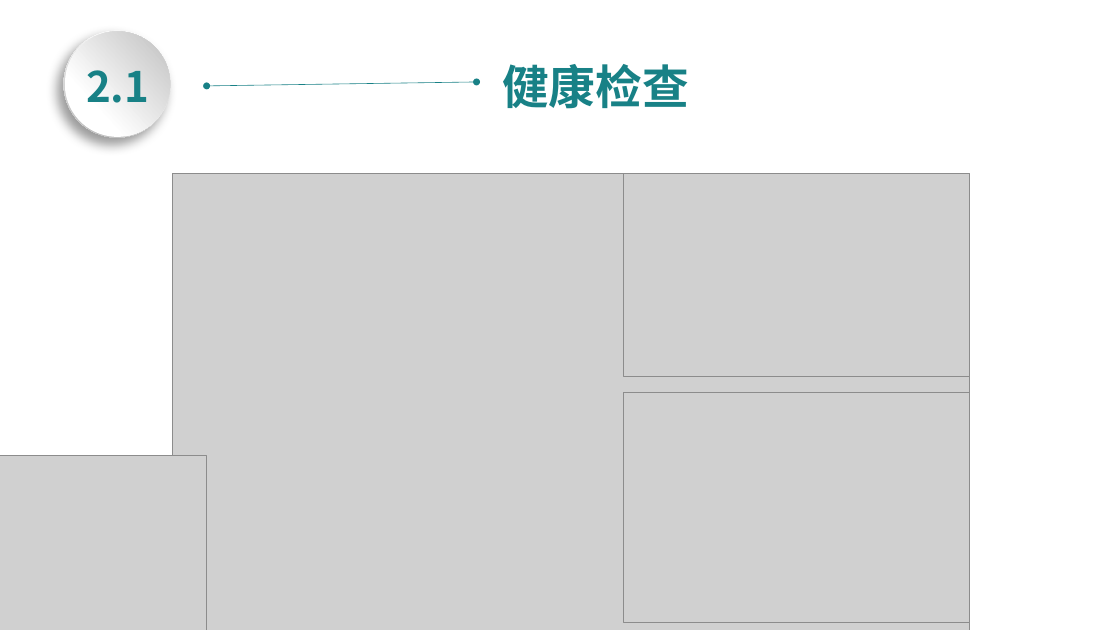
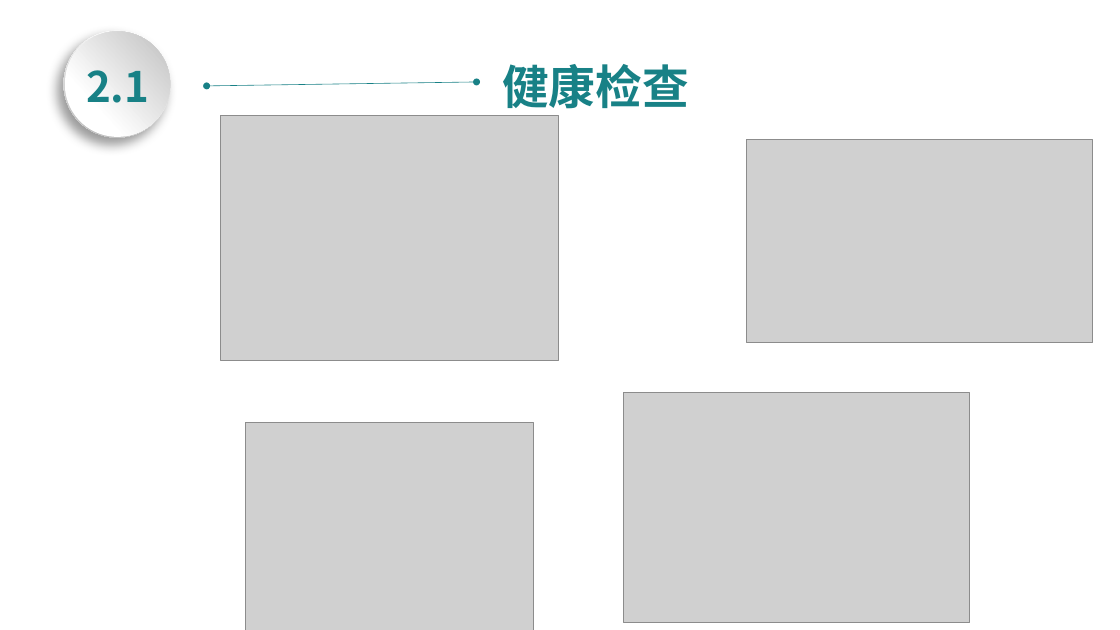
Before and after one commit to yaohan/GoToSchool, a slide deck: slide 9 of IBM-spark/IT Analytics-姚晗-7.3.pptx. Drawn at 1120x630 pixels with LibreOffice and Linux fonts; fonts in the diff are those of the drawing; grey boxes stand for pictures; background and template pictures are left out. Boxes give left, top, right and bottom in pixels: in the first picture for what was removed or moved away, otherwise in the second. Text is boxed around its words. In the diff, an @@ line names an element or a change of style, - is before the commit and + after.

```diff
--- a/IBM-spark/IT Analytics-姚晗-7.3.pptx
+++ b/IBM-spark/IT Analytics-姚晗-7.3.pptx
@@ picture: place and size @@
-picture at (173,173,970,630)
+picture at (221,116,558,360)
@@ picture: place and size @@
-picture at (624,173,970,376)
+picture at (747,139,1093,343)
@@ picture: place and size @@
-picture at (0,455,207,630)
+picture at (245,423,534,630)
```
Also in this commit, not shown: 14 other files.
